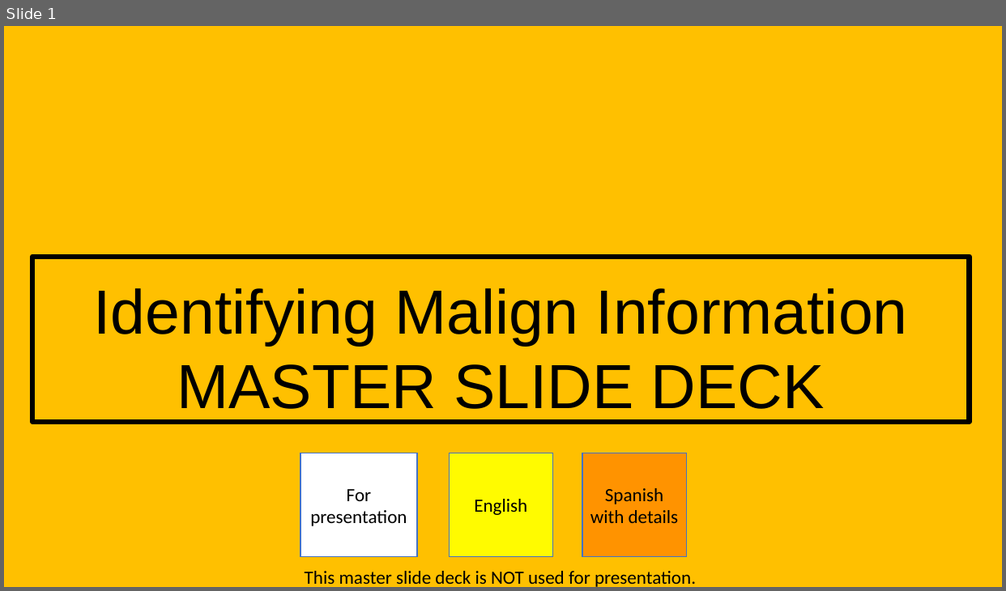
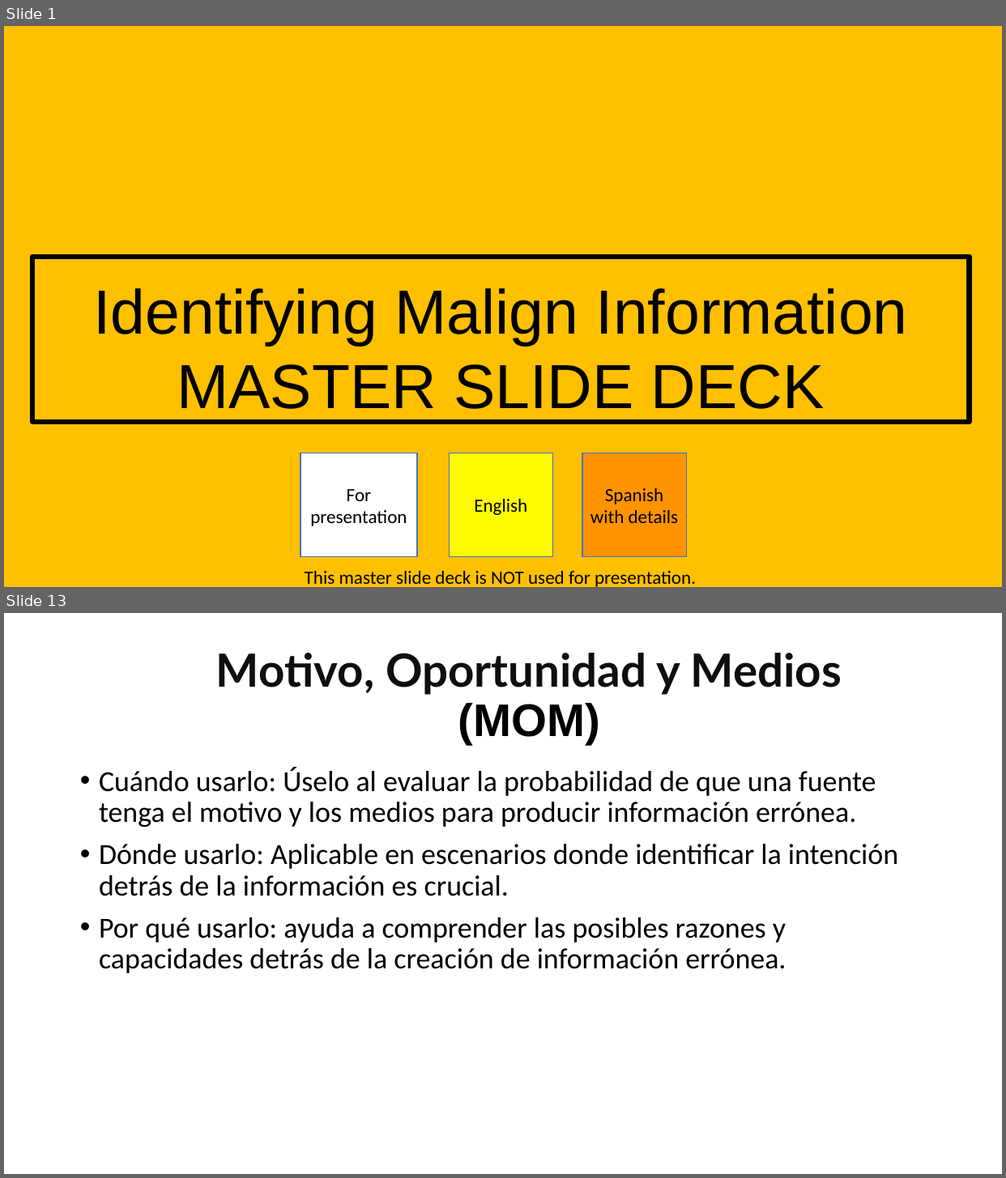
Before and after one commit to irregularchat/Counter_Malign_Information_Training, a slide deck: Counter_Malign_Information/4-Implement-For_Instructors/Lesson_Plans/Lesson_05-Identify_Malign_Information/Audio_Visual-Identify_Misinformation/Instructor-Lesson_Slide-Identify_Misinformation.pptx. Shown one above the other, each under a label of ours: slide 1 before the commit, slides 1 and 13 after it; the slides between them are not shown. The pictures are 1006x591 and 1006x1178 pixels, drawn with LibreOffice and Linux fonts; fonts in the diff are those of the drawing. Boxes give left, top, right and bottom in pixels: in the first picture for what was removed or moved away, otherwise in the second. Text is boxed around its words. In the diff, an @@ line names an element or a change of style, - is before the commit and + after.

```diff
--- a/Counter_Malign_Information/4-Implement-For_Instructors/Lesson_Plans/Lesson_05-Identify_Malign_Information/Audio_Visual-Identify_Misinformation/Instructor-Lesson_Slide-Identify_Misinformation.pptx
+++ b/Counter_Malign_Information/4-Implement-For_Instructors/Lesson_Plans/Lesson_05-Identify_Malign_Information/Audio_Visual-Identify_Misinformation/Instructor-Lesson_Slide-Identify_Misinformation.pptx
@@ slide 13 added at bbox=[4, 613, 1002, 1174], background #FFFFFF @@
@@ title added at bbox=[216, 653, 842, 745], 44 pt, text #0E0E0E, bold @@
+Motivo, Oportunidad y Medios
+(MOM)
@@ text added at bbox=[99, 767, 898, 973], 28 pt, text #000000 @@
+• Cuándo usarlo: Úselo al evaluar la probabilidad de que una fuente tenga el motivo y los medios para producir información errónea.
+• Dónde usarlo: Aplicable en escenarios donde identificar la intención detrás de la información es crucial.
+• Por qué usarlo: ayuda a comprender las posibles razones y capacidades detrás de la creación de información errónea.
```
Also in this commit, not shown: 17 slides changed, 26 other slides added, 1 slide removed, 3 other files.
